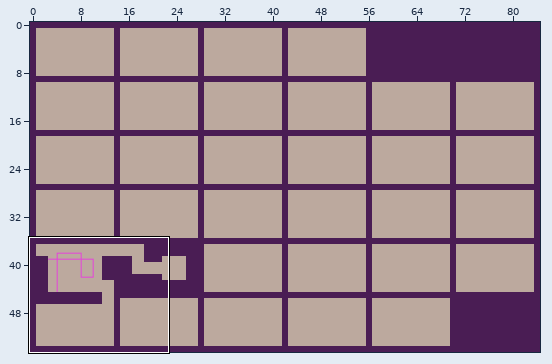
Level history. Tiled map: res/floor3.tmx. Above: a wide view before the commit, with the close-up outlined.
Close-up. First the earlier version:
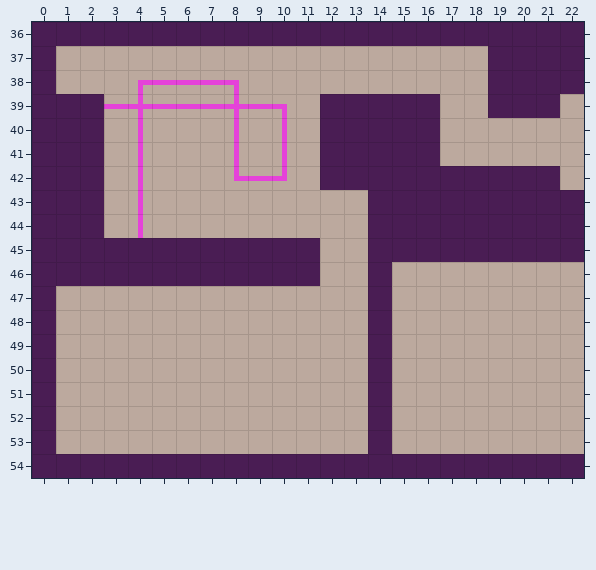
Cells are 16x16 px. Shown: x 0..22, y 36..54.
New version:
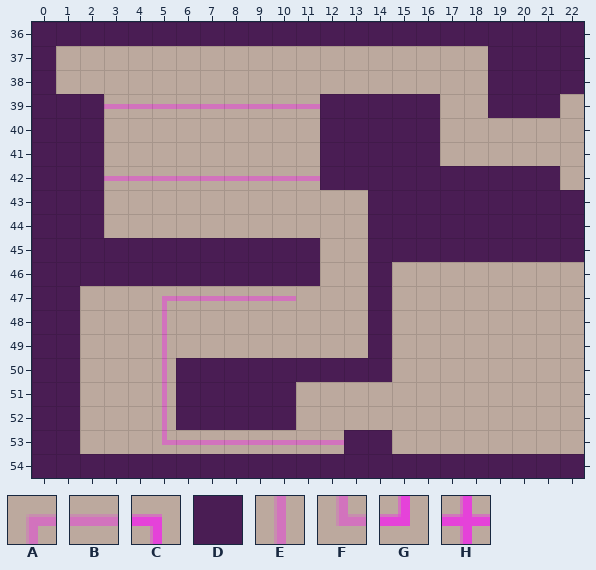
Key: from "tileset": A 168, B 169, C 170, D 172, E 184, F 185, G 186, H 200.
_ is an empty cell.
See-through tiles are keyed as they look on the map.
The commit says: floor 3 ld start, smooth blades
Changes in this commit:
{"change": "layer \"over\" opacity 61% -> 32%"}
{"where": "layer \"over\""}
{"y":38,"x":4,"old":"ABBBC","new":"_____"}
{"y":39,"x":4,"old":"H","new":"B"}
{"y":39,"x":8,"old":"H","new":"B"}
{"y":39,"x":10,"old":"C_","new":"BB"}
{"y":40,"x":4,"old":"E","new":"_"}
{"y":40,"x":8,"old":"E","new":"_"}
{"y":40,"x":10,"old":"E","new":"_"}
{"y":41,"x":4,"old":"E","new":"_"}
{"y":41,"x":8,"old":"E","new":"_"}
{"y":41,"x":10,"old":"E","new":"_"}
{"y":42,"x":3,"old":"_E___F","new":"BBBBBB"}
{"y":42,"x":10,"old":"G_","new":"BB"}
{"y":43,"x":4,"old":"E","new":"_"}
{"y":44,"x":4,"old":"E","new":"_"}
{"y":47,"x":5,"old":"______","new":"ABBBBB"}
{"y":48,"x":5,"old":"_","new":"E"}
{"y":49,"x":5,"old":"_","new":"E"}
{"y":50,"x":5,"old":"_","new":"E"}
{"y":51,"x":5,"old":"_","new":"E"}
{"y":52,"x":5,"old":"_","new":"E"}
{"y":53,"x":5,"old":"________","new":"FBBBBBBB"}
{"where": "layer \"wall0\""}
{"y":47,"x":1,"old":"_","new":"D"}
{"y":48,"x":1,"old":"_","new":"D"}
{"y":49,"x":1,"old":"_","new":"D"}
{"y":50,"x":1,"old":"_","new":"D"}
{"y":50,"x":6,"old":"________","new":"DDDDDDDD"}
{"y":51,"x":1,"old":"_","new":"D"}
{"y":51,"x":6,"old":"_____","new":"DDDDD"}
{"y":51,"x":14,"old":"D","new":"_"}
{"y":52,"x":1,"old":"_","new":"D"}
{"y":52,"x":6,"old":"_____","new":"DDDDD"}
{"y":52,"x":14,"old":"D","new":"_"}
{"y":53,"x":1,"old":"_","new":"D"}
{"y":53,"x":13,"old":"_","new":"D"}
